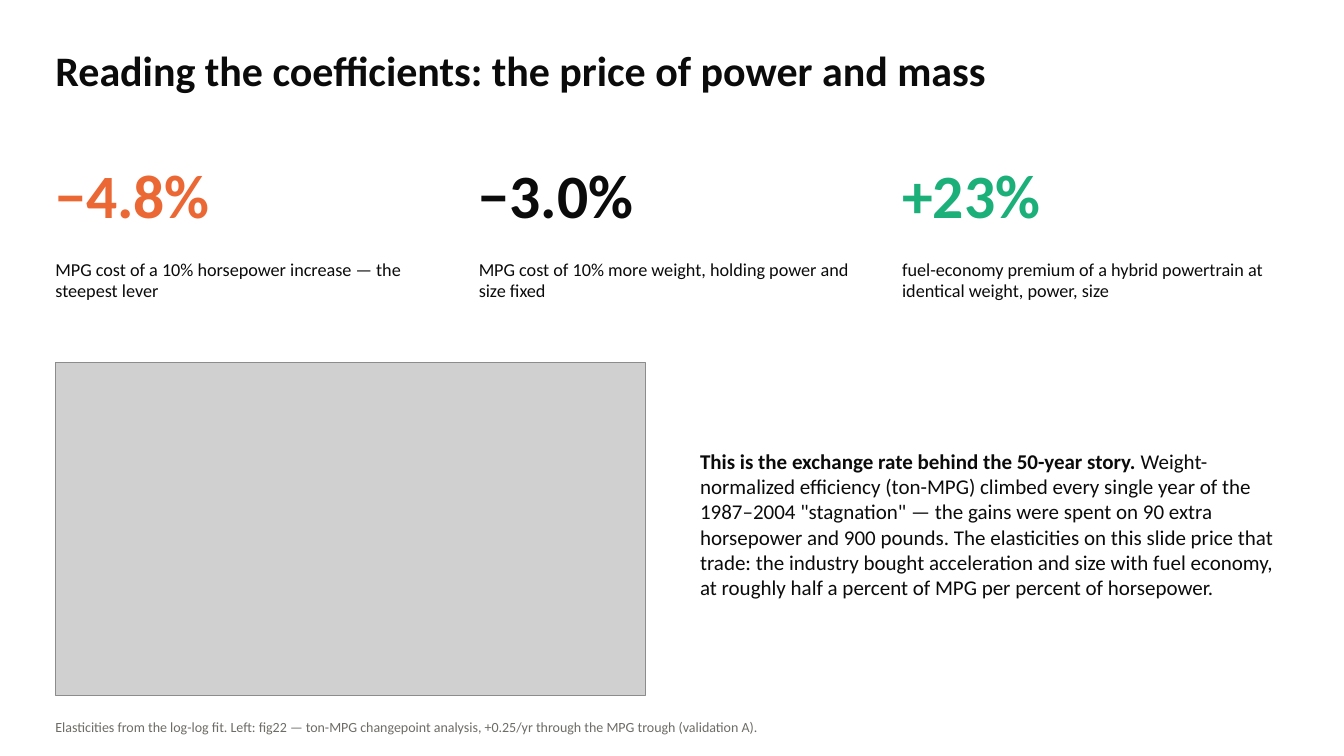
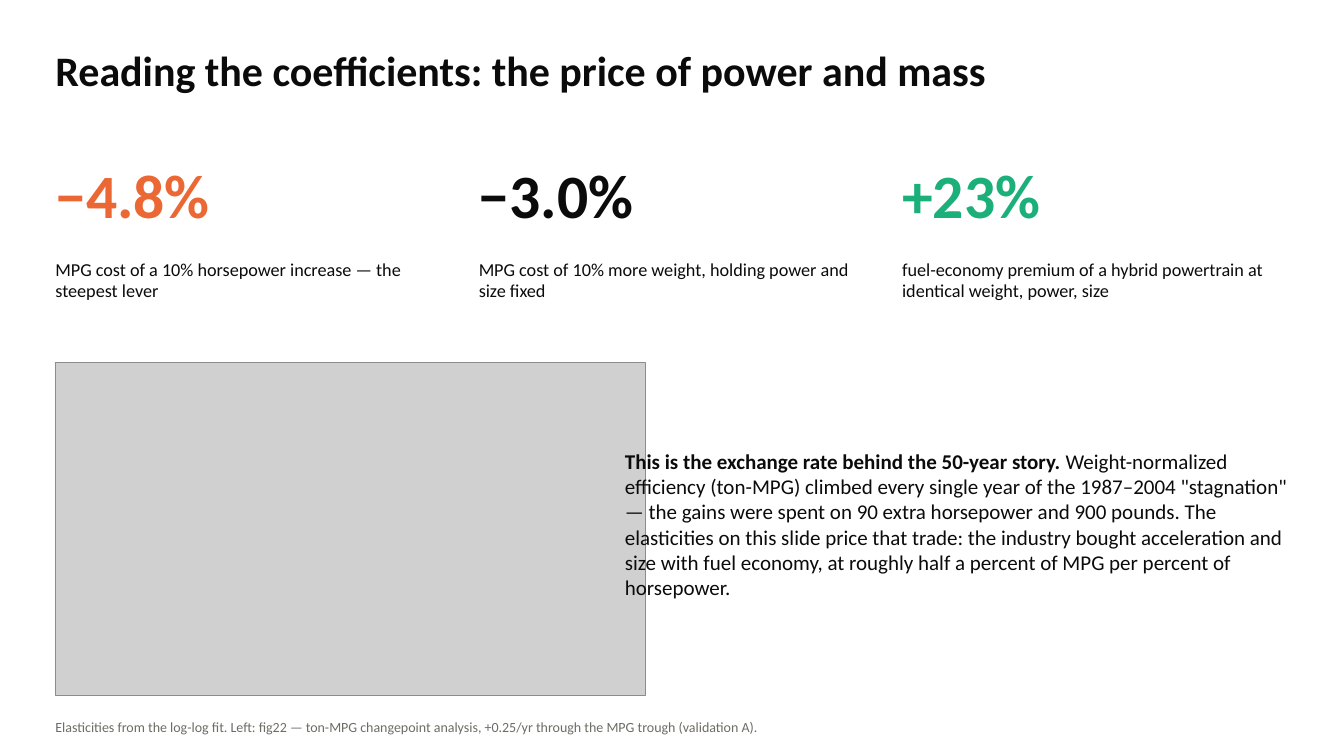
Before and after one commit to SCherwonik/OS3180, a slide deck: slide 10 of MPG Prediction Deck.pptx. Drawn at 1344x756 pixels with LibreOffice and Linux fonts; fonts in the diff are those of the drawing; grey boxes stand for pictures. Boxes give left, top, right and bottom in pixels: in the first picture for what was removed or moved away, otherwise in the second. Text is boxed around its words. In the diff, an @@ line names an element or a change of style, - is before the commit and + after.

```diff
--- a/MPG Prediction Deck.pptx
+++ b/MPG Prediction Deck.pptx
@@ text "This is the exchange rate ..." rewrapped from bbox=[700, 454, 1273, 599] to bbox=[625, 452, 1287, 602] @@
```
Also in this commit, not shown: 4 other slides changed, 4 slides added, 2 other files.
